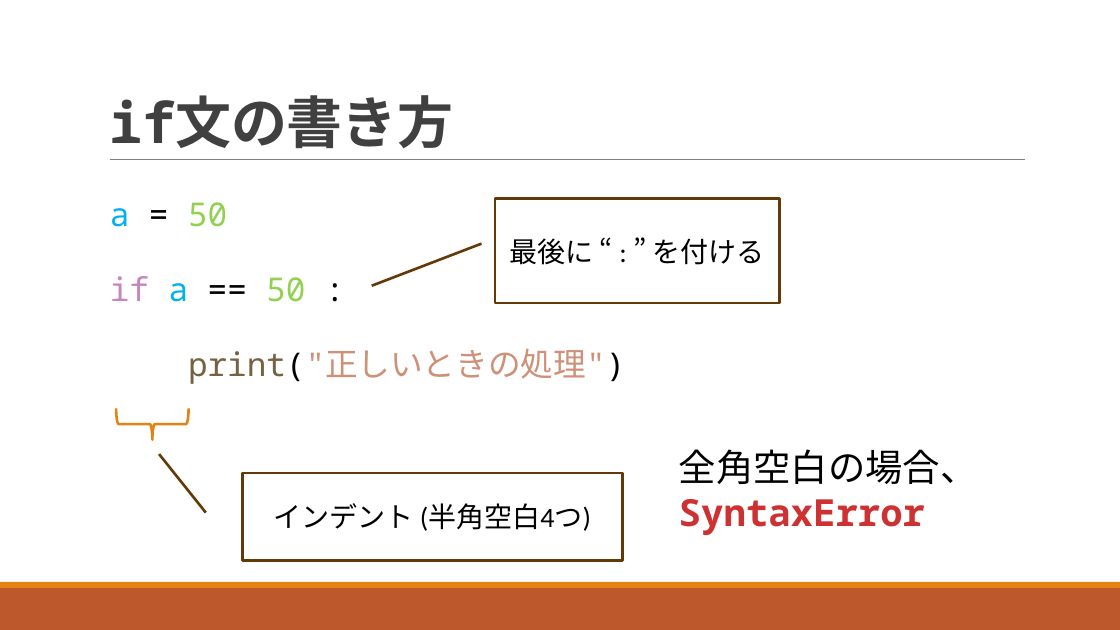
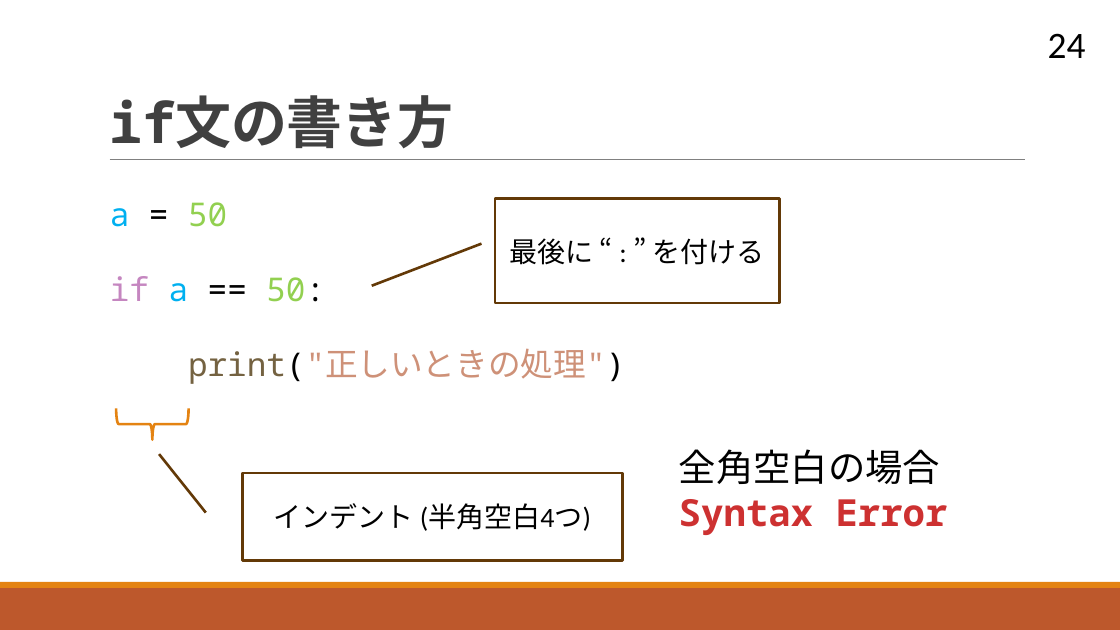
Before and after one commit to navy1634/Teach, a slide deck: slide 24 of 20230711/unit03.pptx. Drawn at 1120x630 pixels with LibreOffice and Linux fonts; fonts in the diff are those of the drawing. Boxes give left, top, right and bottom in pixels: in the first picture for what was removed or moved away, otherwise in the second. Text is boxed around its words. In the diff, an @@ line names an element or a change of style, - is before the commit and + after.

```diff
--- a/20230711/unit03.pptx
+++ b/20230711/unit03.pptx
@@ page number added at box(1048, 33, 1086, 58), 32 pt, text #000000 @@
+24
@@ text at box(110, 276, 325, 302): spaces changed @@
-  if a == 50 :
+  if a == 50:
@@ text at box(679, 449, 948, 535): text changed @@
-全角空白の場合、SyntaxError
+全角空白の場合Syntax Error
```
Also in this commit, not shown: 50 other slides changed, 4 slides added, 1 other file.
